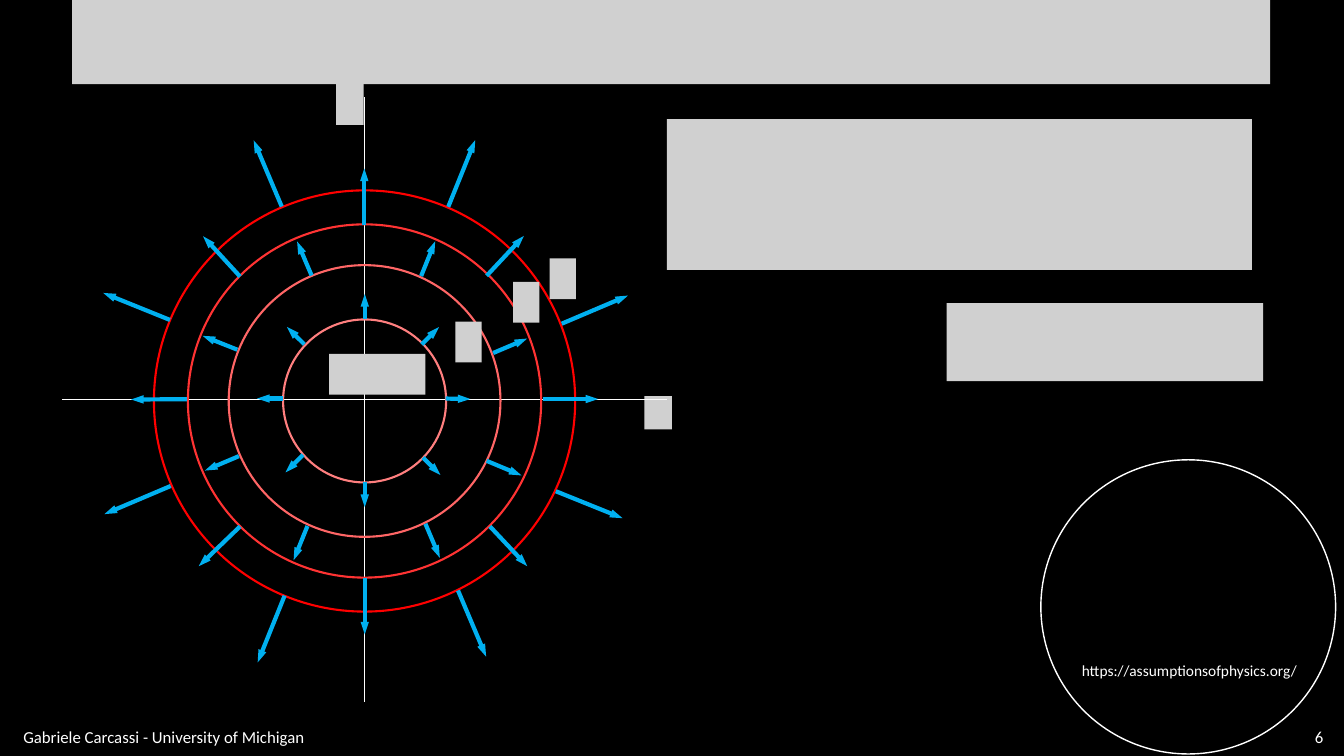
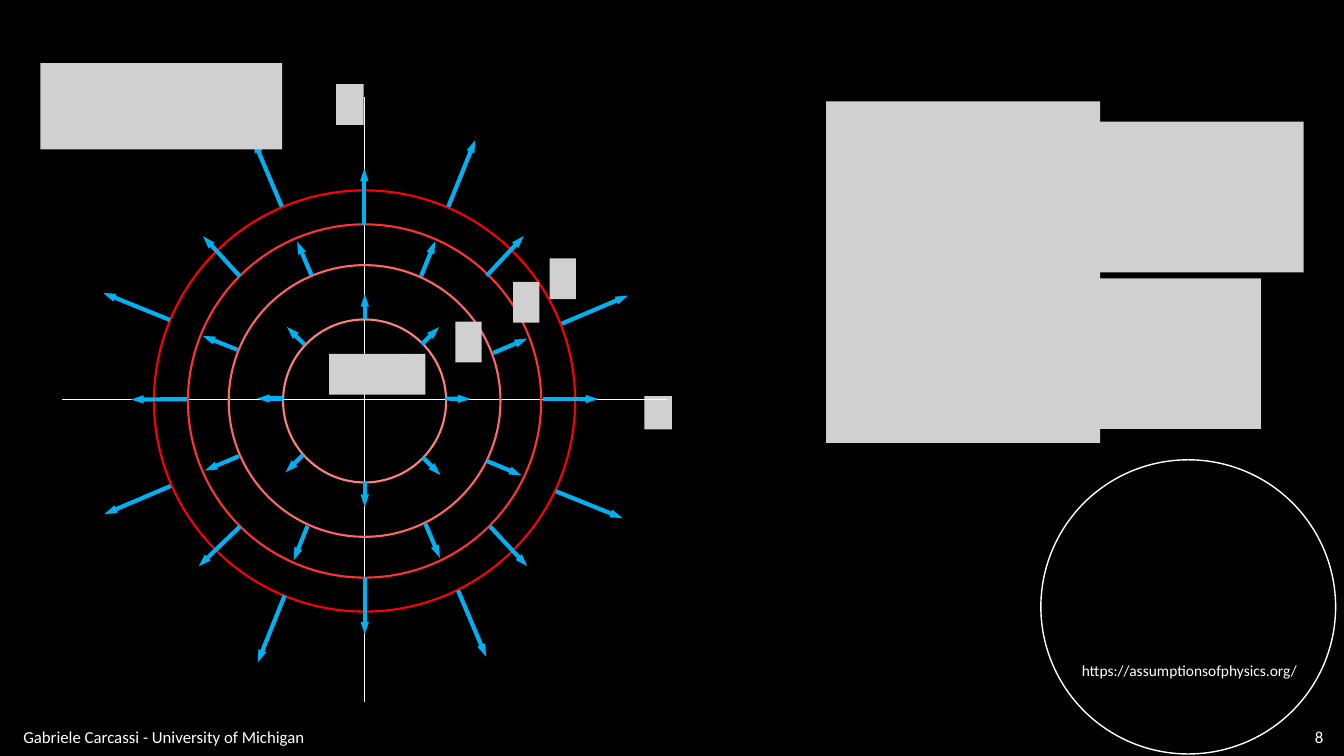
Before and after one commit to assumptionsofphysics/slides, a slide deck: slide 8 of BookCompanions-v2/RP-Class-3.pptx (slide 6 before the commit). Drawn at 1344x756 pixels with LibreOffice and Linux fonts; fonts in the diff are those of the drawing; grey boxes stand for pictures; background and template pictures are left out. Boxes give left, top, right and bottom in pixels: in the first picture for what was removed or moved away, otherwise in the second. Text is boxed around its words. In the diff, an @@ line names an element or a change of style, - is before the commit and + after.

```diff
--- a/BookCompanions-v2/RP-Class-3.pptx
+++ b/BookCompanions-v2/RP-Class-3.pptx
@@ picture removed at [73, 0, 1270, 85] @@
@@ picture added at [40, 64, 282, 150] @@
@@ picture removed at [667, 119, 1252, 269] @@
@@ picture added at [827, 102, 1101, 444] @@
@@ picture added at [1019, 122, 1305, 272] @@
@@ picture: place and size @@
-picture at [947, 303, 1263, 381]
+picture at [1019, 278, 1261, 429]
@@ page number at [1315, 731, 1323, 743]: text changed @@
-6
+8
```
Also in this commit, not shown: 2 other slides changed, 4 slides added, 1 other file.
